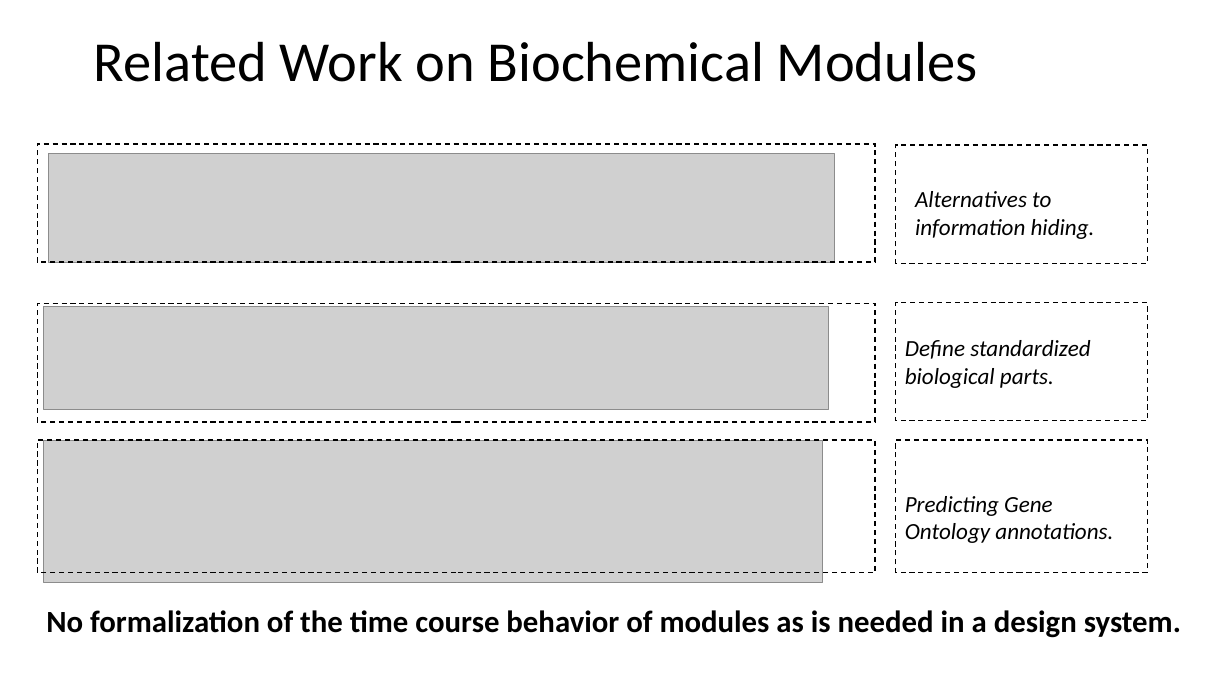
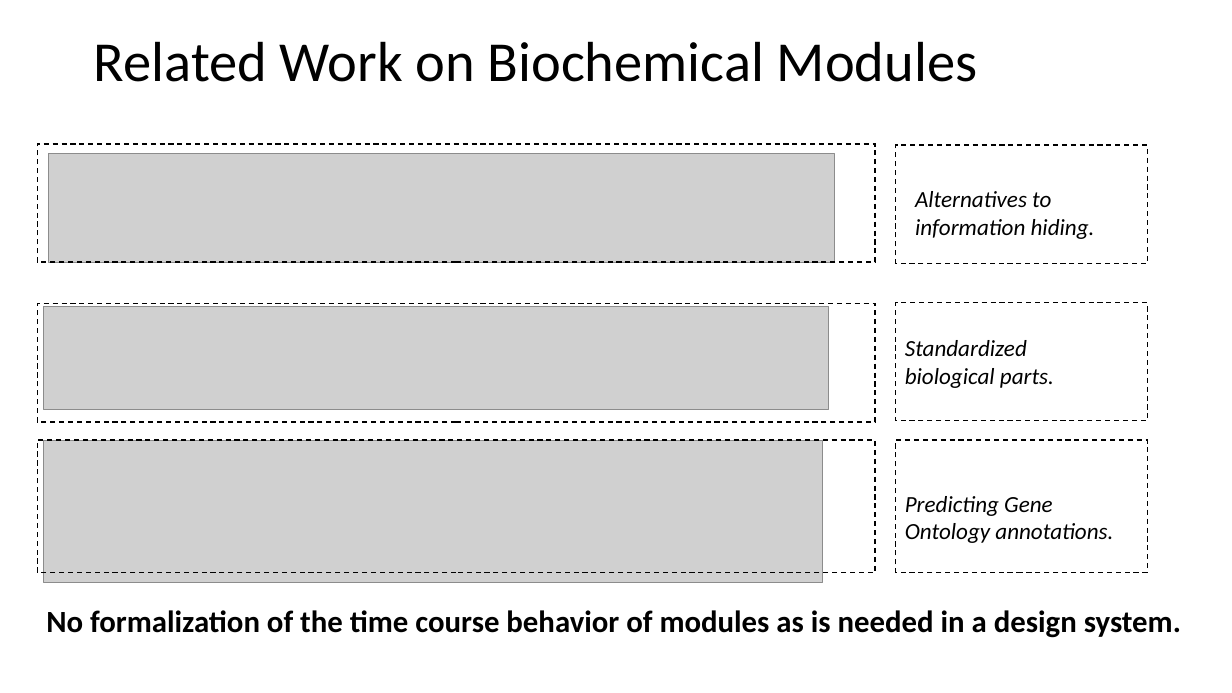
Before and after one commit to joseph-hellerstein/linear_reaction_networks, a slide deck: slide 4 of docs/module_framework.pptx. Drawn at 1232x693 pixels with LibreOffice and Linux fonts; fonts in the diff are those of the drawing; grey boxes stand for pictures. Boxes give left, top, right and bottom in pixels: in the first picture for what was removed or moved away, otherwise in the second. Text is boxed around its words. In the diff, an @@ line names an element or a change of style, - is before the commit and + after.

```diff
--- a/docs/module_framework.pptx
+++ b/docs/module_framework.pptx
@@ text at [905,340,1054,388]: text changed @@
-Define standardized biological parts.
+Standardized biological parts.
```
Also in this commit, not shown: 8 other slides changed, 1 slide added, 1 other file.
